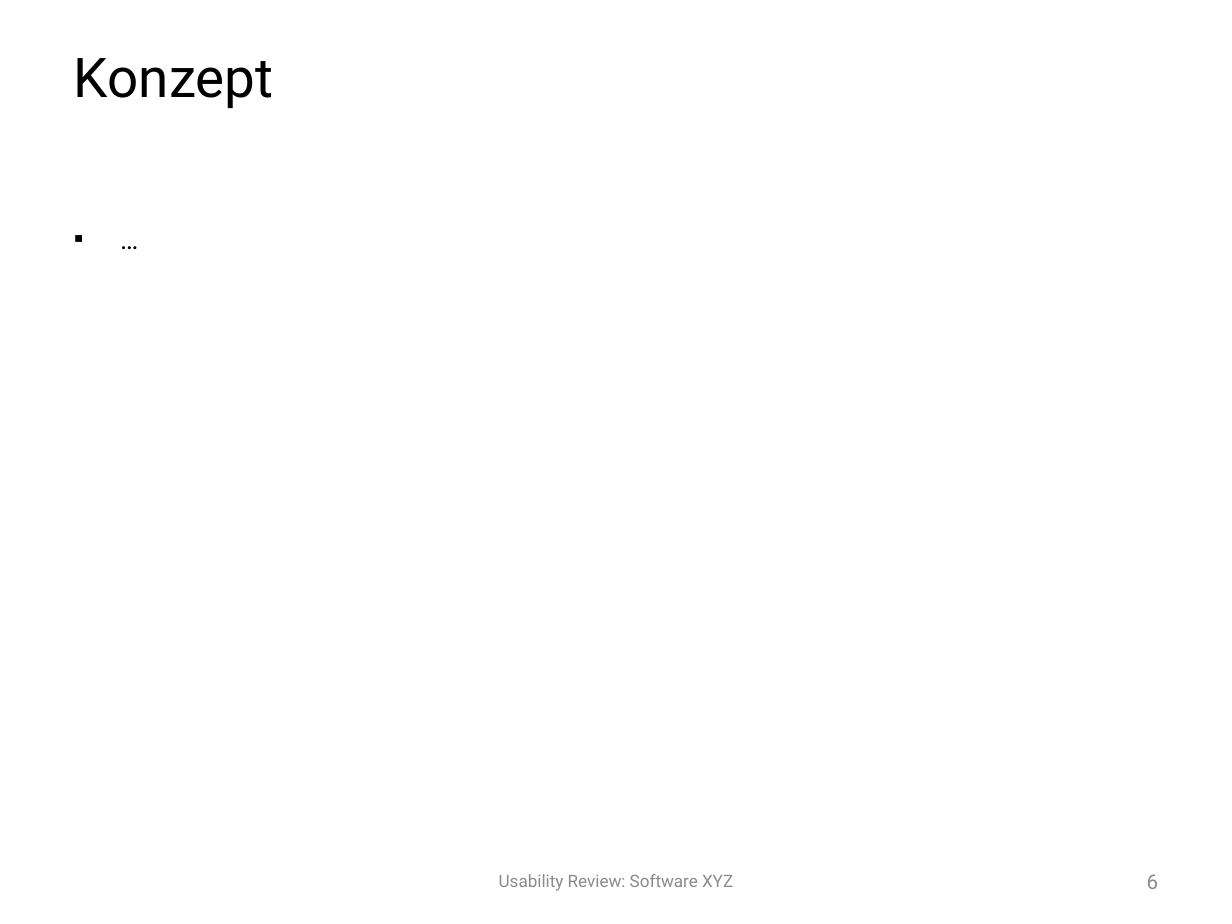
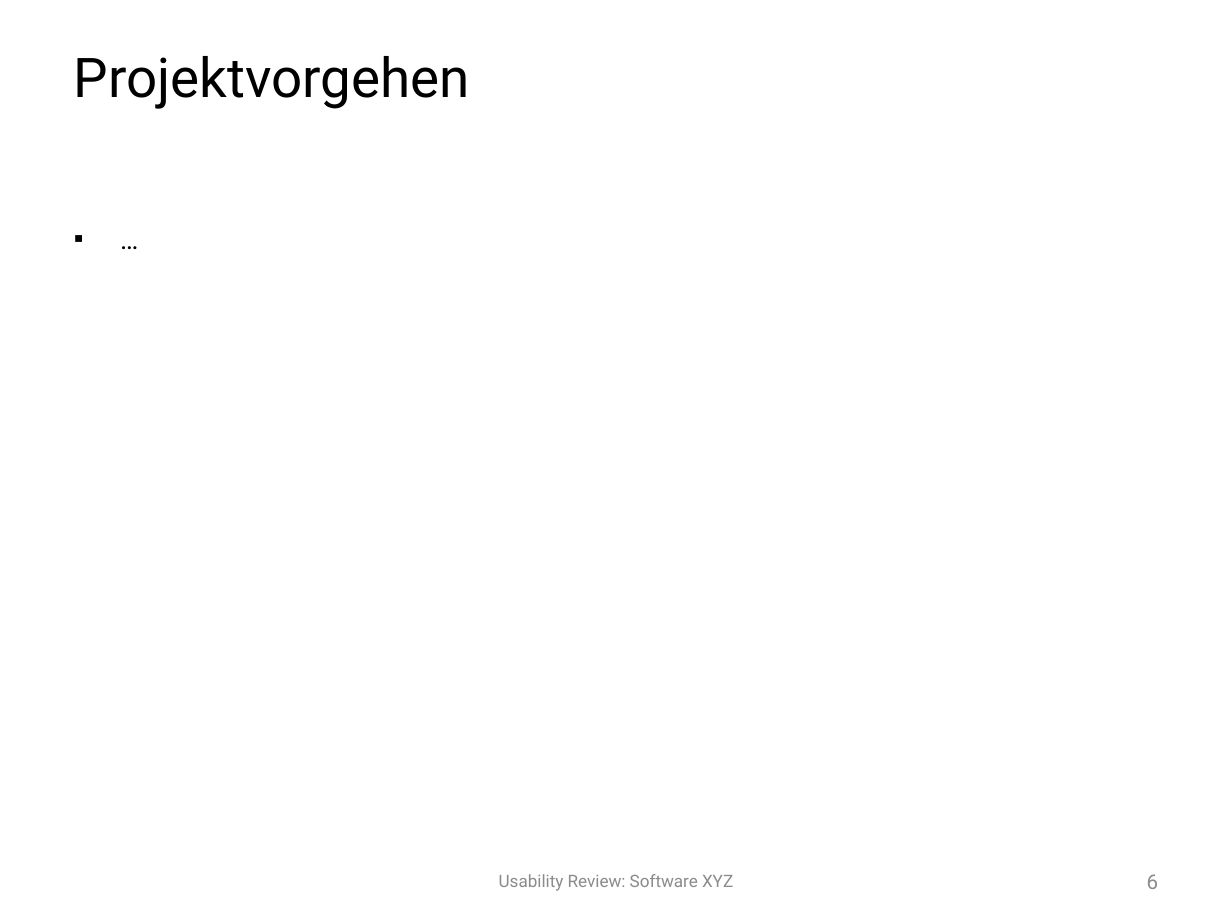
Before and after one commit to SimonHofmeister1992/HCI_OTH_APP, a slide deck: slide 6 of Abschlusspräsentation/Abschlusspräsentation.pptx. Drawn at 1232x924 pixels with LibreOffice and Linux fonts; fonts in the diff are those of the drawing; background and template pictures are left out. Boxes give left, top, right and bottom in pixels: in the first picture for what was removed or moved away, otherwise in the second. Text is boxed around its words. In the diff, an @@ line names an element or a change of style, - is before the commit and + after.

```diff
--- a/Abschlusspräsentation/Abschlusspräsentation.pptx
+++ b/Abschlusspräsentation/Abschlusspräsentation.pptx
@@ title at [74, 56, 470, 109]: text changed @@
-Konzept
+Projektvorgehen
```
Also in this commit, not shown: 5 other slides changed, 1 other file.
